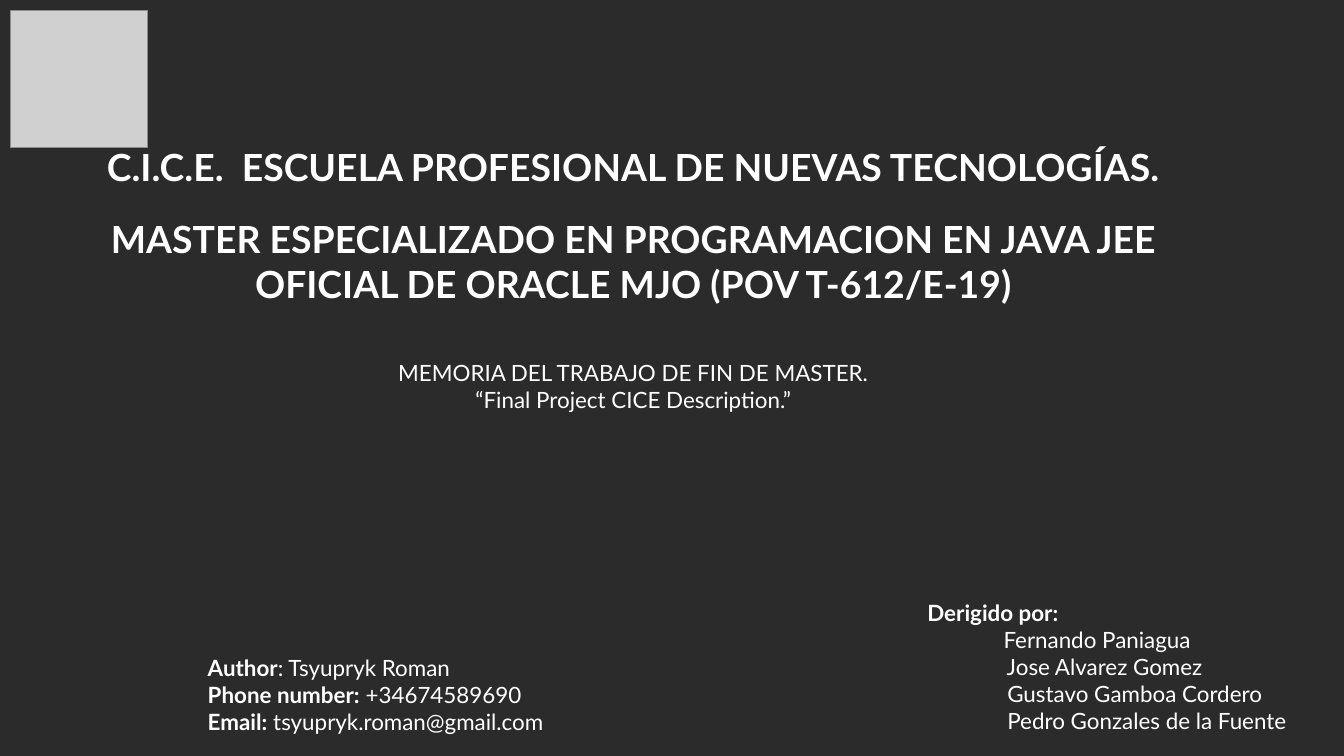
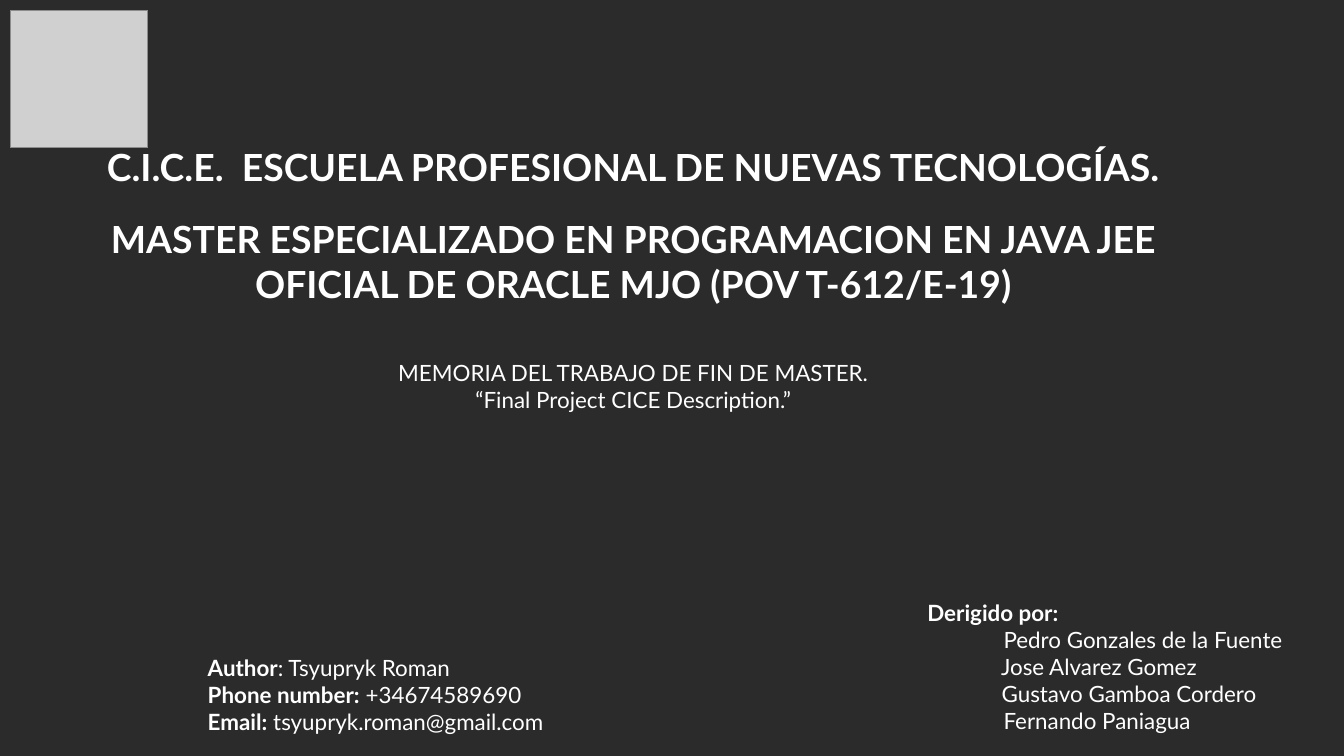
Before and after one commit to final-project-cice/additional-documents-for-project, a slide deck: slide 1 of Version_Espanola/1_Final_Project_CICE_Description.odp. Drawn at 1344x756 pixels with LibreOffice and Linux fonts; fonts in the diff are those of the drawing; grey boxes stand for pictures; background and template pictures are left out; a plain dark background stands for a picture behind light text. Boxes give left, top, right and bottom in pixels: in the first picture for what was removed or moved away, otherwise in the second. Text is boxed around its words. In the diff, an @@ line names an element or a change of style, - is before the commit and + after.

Commit message:
update

```diff
--- a/Version_Espanola/1_Final_Project_CICE_Description.odp
+++ b/Version_Espanola/1_Final_Project_CICE_Description.odp
@@ title at (927,604,1282,733): text changed @@
-Derigido por:
-Fernando Paniagua
-Jose Alvarez Gomez
-Gustavo Gamboa Cordero
-Pedro Gonzales de la Fuente
+Derigido por:
+Pedro Gonzales de la Fuente
+Jose Alvarez Gomez
+Gustavo Gamboa Cordero
+Fernando Paniagua
```
